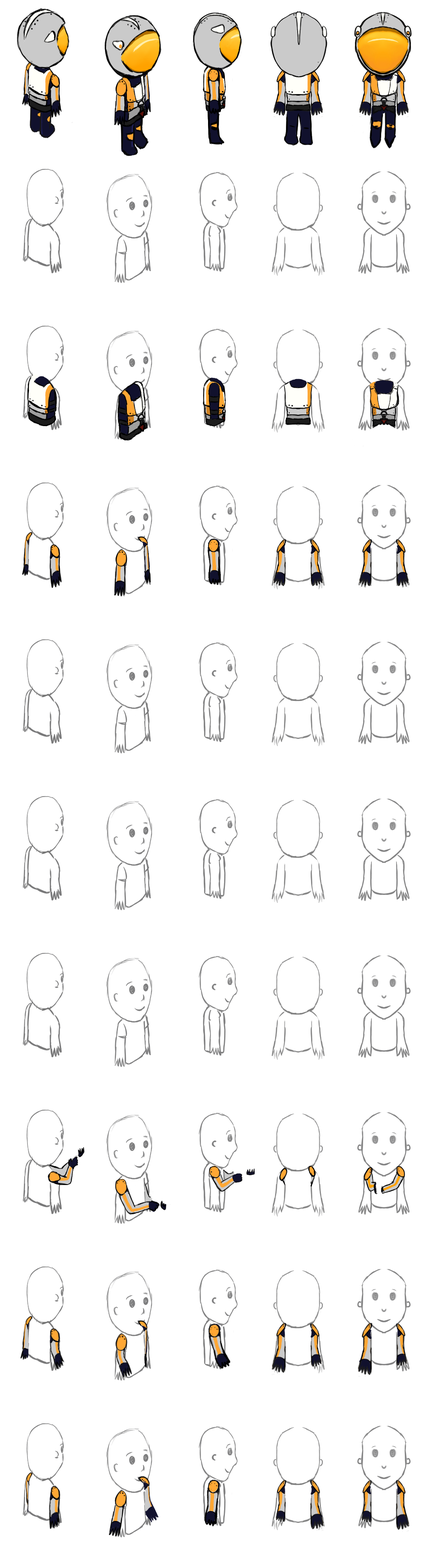
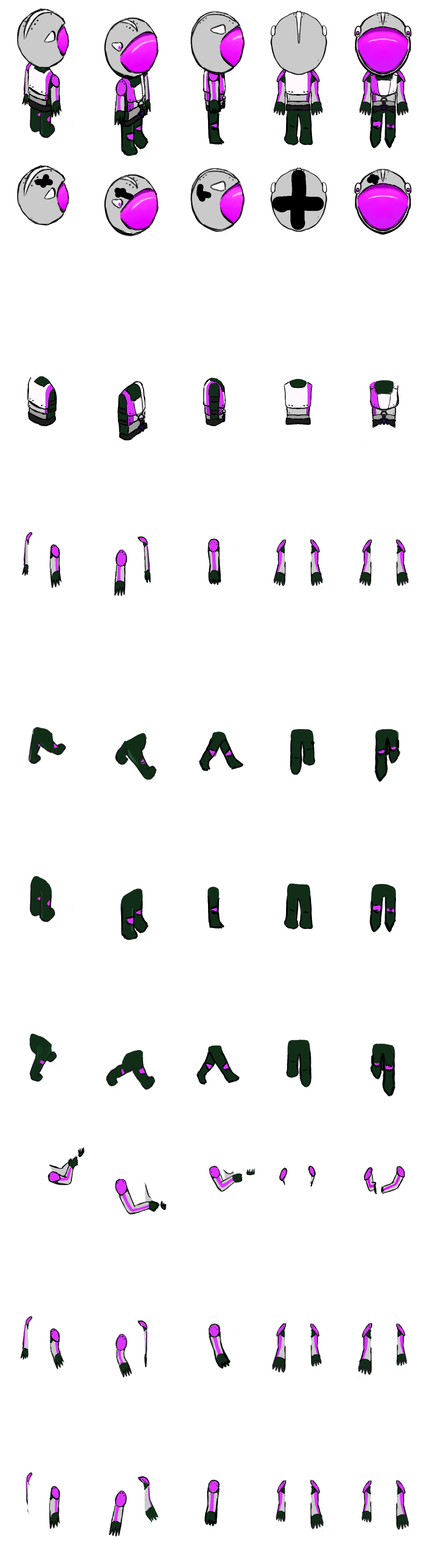
Before/after of a 429 x 1568 layered artwork. What changed in the layer stack:
added layer "Ebene 63" above "everything" over [16, 111, 412, 338]
showed group "heads" (3 layers) over [16, 9, 412, 855]
painted on "lines head" over [16, 124, 412, 284]
painted on "color" (1st of 5, in "everything" › "heads") over [16, 99, 412, 284]
painted on "lines torso" over [25, 354, 411, 505]
painted on "color" (2nd of 5, in "everything" › "torsos") over [25, 325, 411, 515]
painted on "lines hands default" (1st of 3, in "everything" › "hands default") over [23, 482, 411, 659]
painted on "color" (3rd of 5, in "everything" › "hands default") over [23, 495, 411, 597]
showed group "legs right" (1st of 2, in "everything") (4 layers) over [22, 661, 411, 1189]
painted on "lines legs right" over [22, 661, 411, 1189]
painted on "alpha channel base" (1st of 2, in "everything" › "legs right" › "color system") over [22, 700, 411, 852]
showed group "legs middle" (1st of 2, in "everything") (4 layers) over [22, 795, 411, 1008]
painted on "lines legs middle" over [25, 840, 411, 966]
painted on "alha channel base" over [22, 807, 411, 1008]
showed group "legs left" (4 layers) over [22, 952, 411, 1190]
painted on "lines legs left" over [22, 952, 411, 1170]
painted on "alpha channel base" (2nd of 2, in "everything" › "legs left" › "color system") over [22, 989, 411, 1190]
painted on "lines hands gun" over [22, 266, 411, 1220]
painted on "lines hands default" (2nd of 3, in "everything" › "hands walking 1") over [22, 1273, 411, 1381]
painted on "color" (4th of 5, in "everything" › "hands walking 1") over [22, 1285, 411, 1381]
painted on "lines hands default" (3rd of 3, in "everything" › "hands walking 2") over [25, 1442, 411, 1538]
painted on "color" (5th of 5, in "everything" › "hands walking 2") over [22, 1455, 411, 1538]
hid group "basic guide lines (deactivate before export)" (14 layers) over [16, 131, 412, 284]
…and 9 more changes (9 painted)
